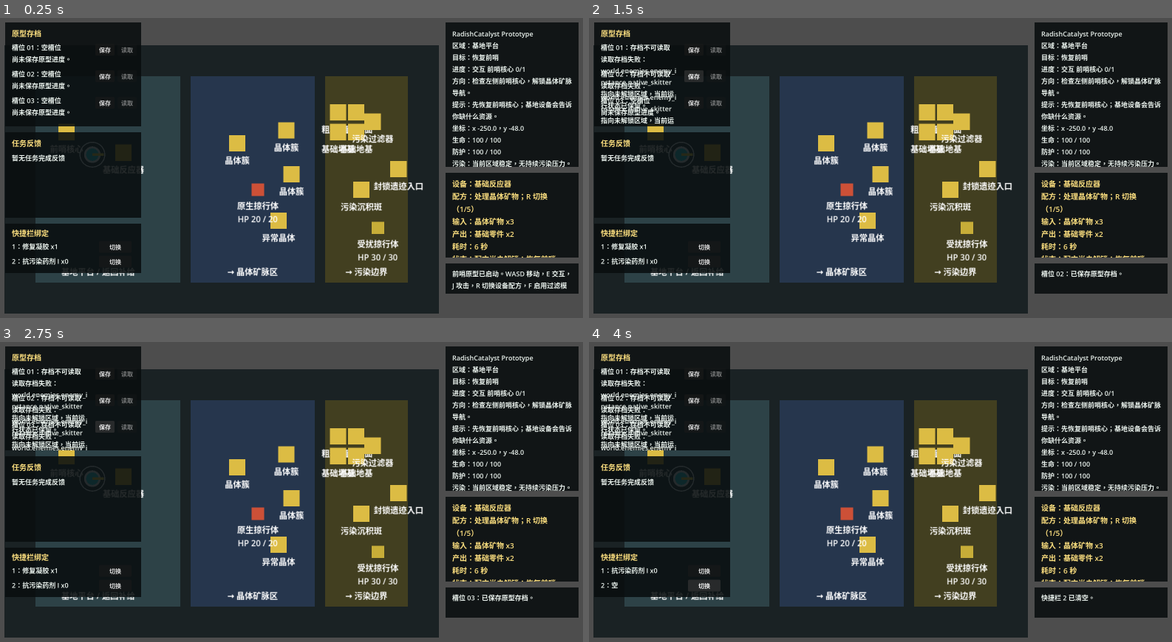
Above: before the commit, frames 1-4 (two rows, left to right).
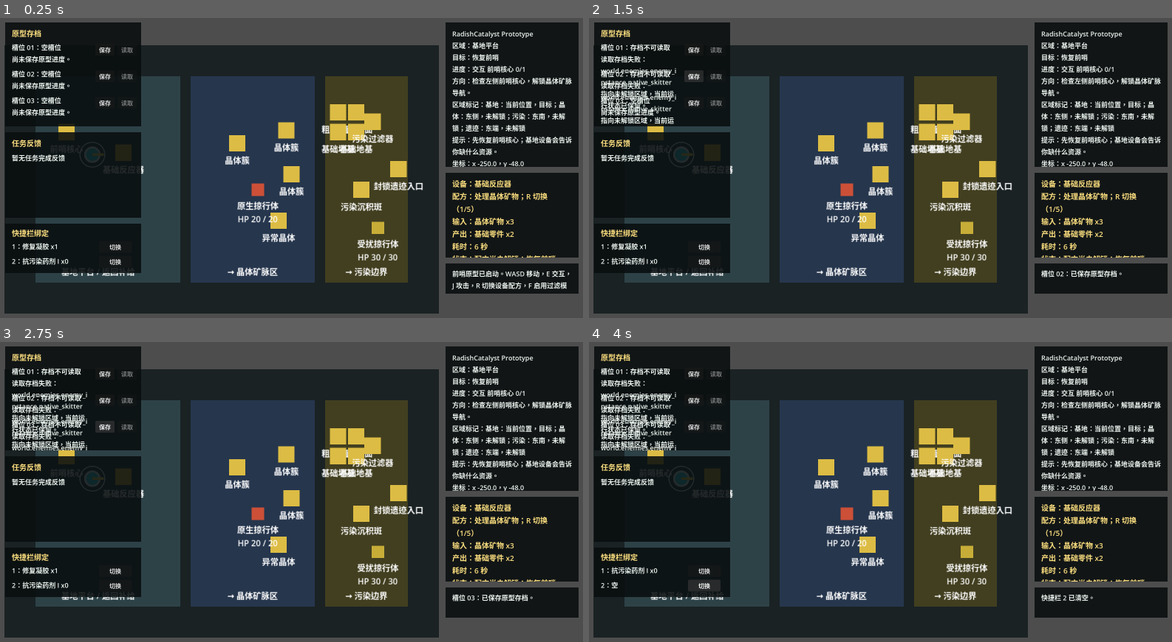
Above: after the commit, the same moments.

Repository: laugh0608/RadishCatalyst
Game: Godot game, scene res://scenes/boot/Boot.tscn
Same seed, same stepped clock (60 frames per second), same inputs: the game is played once before the commit and once after it.
Inputs:
- Up to frame 1 (0.25 s): no input
- Up to frame 2 (1.5 s): click "保存" at 0.5 s; click "保存" at 1.25 s
- Up to frame 3 (2.75 s): click "保存" at 2 s
- Up to frame 4 (4 s): click "切换" at 2.75 s; click "切换" at 3.5 s

The runs differ from the first frame. In frame 1, 1.5% of the frame differs, in the area x 77-99%, y 27-50%; in frame 2, 1.5%; in frame 3, 1.5%; in frame 4, 1.5%.

Commit message:
feat: 增加区域标记摘要

Diff:
--- a/client/scripts/checks/vertical_slice_flow_check.gd
+++ b/client/scripts/checks/vertical_slice_flow_check.gd
@@ -29,6 +29,7 @@
 
 	_expect_equal(world_state.quest_state.active_quest_ids, ["quest.restore_outpost"], "initial active quest")
 	_check_onboarding_hints()
+	_check_region_markers()
 	_check_build_prompts()
 	_check_supply_feedback()
 	_check_pollution_status_hints()
@@ -110,6 +111,48 @@
 
 	hint_world.quest_state.unlocked_effects.append("slice_01_complete")
 	_expect_hint_contains(hud, hint_world, hint_character, "", "更深区域信号", "slice complete onboarding hint")
+	hud.free()
+
+
+func _check_region_markers() -> void:
+	var hud := PrototypeHud.new()
+	var marker_world := WorldState.create_default()
+	_expect_text_contains(
+		hud._format_region_markers(marker_world, "quest.restore_outpost"),
+		"基地：当前位置，目标",
+		"outpost marker as current objective"
+	)
+	_expect_text_contains(
+		hud._format_region_markers(marker_world, "quest.restore_outpost"),
+		"晶体：东侧，未解锁",
+		"locked crystal marker"
+	)
+
+	marker_world.unlock_region("region.crystal_vein_field")
+	_expect_text_contains(
+		hud._format_region_markers(marker_world, "quest.scout_crystal_field"),
+		"晶体：东侧，目标",
+		"crystal marker as objective"
+	)
+
+	marker_world.quest_state.set_objective_progress(
+		"quest.bring_back_sample",
+		"sample_object",
+		"map_object.anomaly_crystal",
+		1.0
+	)
+	_expect_text_contains(
+		hud._format_region_markers(marker_world, "quest.bring_back_sample"),
+		"基地：当前位置，目标",
+		"sample return marker as objective"
+	)
+
+	marker_world.unlock_region("region.locked_ruin_gate")
+	_expect_text_contains(
+		hud._format_region_markers(marker_world, "quest.unlock_ruin_signal"),
+		"遗迹：东端，目标",
+		"ruin gate marker as objective"
+	)
 	hud.free()
 
 
--- a/client/scripts/ui/prototype_hud.gd
+++ b/client/scripts/ui/prototype_hud.gd
@@ -78,6 +78,7 @@
 		"目标：%s" % _format_goal_name(data_registry, world_state, active_quest_id),
 		"进度：%s" % _format_active_quest_progress(data_registry, world_state, active_quest_id),
 		"方向：%s" % _format_direction_hint(world_state, character_state, active_quest_id),
+		"区域标记：%s" % _format_region_markers(world_state, active_quest_id),
 		"提示：%s" % _format_onboarding_hint(world_state, character_state, active_quest_id),
 		"坐标：x %.1f，y %.1f" % [character_state.position.x, character_state.position.y],
 		"生命：%.0f / %.0f" % [character_state.health, character_state.max_health],
@@ -329,6 +330,73 @@
 			return "向污染边界东侧检查封锁遗迹入口；此处仅确认后续信号。"
 		_:
 			return "按当前目标推进。"
+
+
+func _format_region_markers(world_state: WorldState, quest_id: String) -> String:
+	var target_region_id := _get_quest_target_region_id(world_state, quest_id)
+	var markers: Array[Dictionary] = [
+		{
+			"region_id": "region.outpost_platform",
+			"label": "基地",
+			"direction": "西侧"
+		},
+		{
+			"region_id": "region.crystal_vein_field",
+			"label": "晶体",
+			"direction": "东侧"
+		},
+		{
+			"region_id": "region.pollution_edge",
+			"label": "污染",
+			"direction": "东南"
+		},
+		{
+			"region_id": "region.locked_ruin_gate",
+			"label": "遗迹",
+			"direction": "东端"
+		}
+	]
+	var parts: Array[String] = []
+	for marker in markers:
+		var region_id := String(marker.get("region_id", ""))
+		var marker_parts: Array[String] = []
+		if world_state.current_region_id == region_id:
+			marker_parts.append("当前位置")
+		else:
+			marker_parts.append(String(marker.get("direction", "")))
+
+		if target_region_id == region_id:
+			marker_parts.append("目标")
+		elif world_state.unlocked_region_ids.has(region_id):
+			marker_parts.append("已解锁")
+		else:
+			marker_parts.append("未解锁")
+
+		parts.append("%s：%s" % [
+			String(marker.get("label", region_id)),
+			"，".join(marker_parts)
+		])
+	return "；".join(parts)
+
+
+func _get_quest_target_region_id(world_state: WorldState, quest_id: String) -> String:
+	match quest_id:
+		"quest.restore_outpost":
+			return "region.outpost_platform"
+		"quest.scout_crystal_field":
+			return "region.crystal_vein_field"
+		"quest.bring_back_sample":
+			if world_state.quest_state.get_objective_progress(quest_id, "sample_object", "map_object.anomaly_crystal") <= 0.0:
+				return "region.crystal_vein_field"
+			return "region.outpost_platform"
+		"quest.make_filter_module":
+			return "region.outpost_platform"
+		"quest.expand_treatment_point", "quest.enter_pollution_edge", "quest.defeat_elite_node":
+			return "region.pollution_edge"
+		"quest.unlock_ruin_signal":
+			return "region.locked_ruin_gate"
+		_:
+			return ""
 
 
 func _format_onboarding_hint(world_state: WorldState, character_state: CharacterState, quest_id: String) -> String:
Not shown, changed: docs/design/onboarding-and-first-hour.md
Not shown, changed: docs/devlogs/2026-W18.md
Not shown, changed: docs/planning/current.md
Not shown, changed: docs/planning/vertical-slice.md
